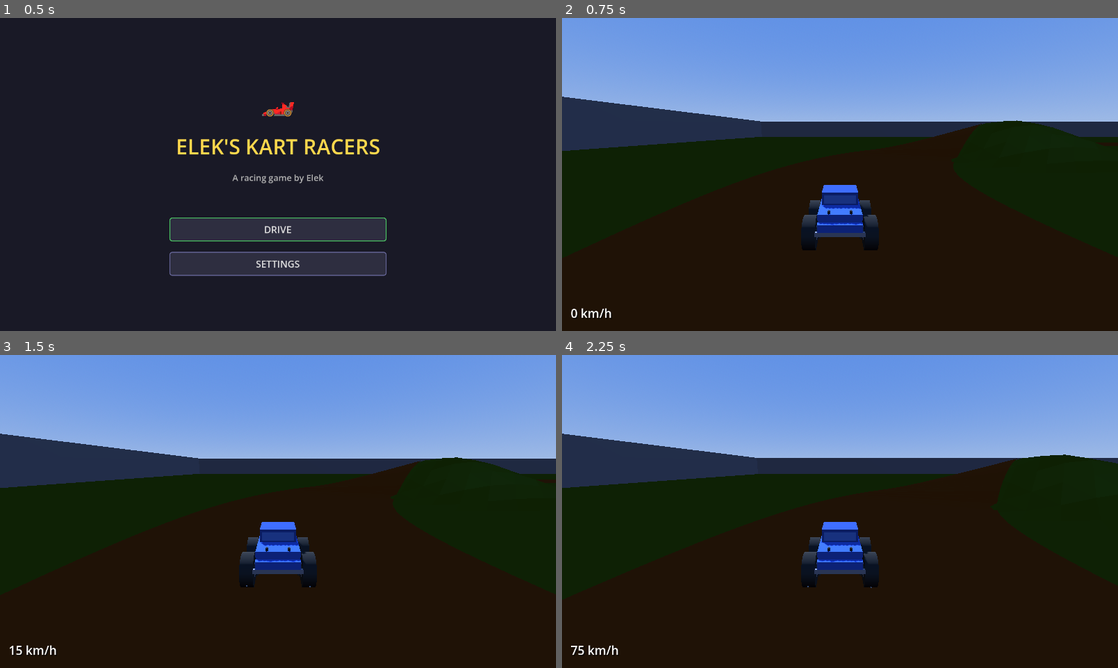
Above: before the commit, frames 1-4 (two rows, left to right).
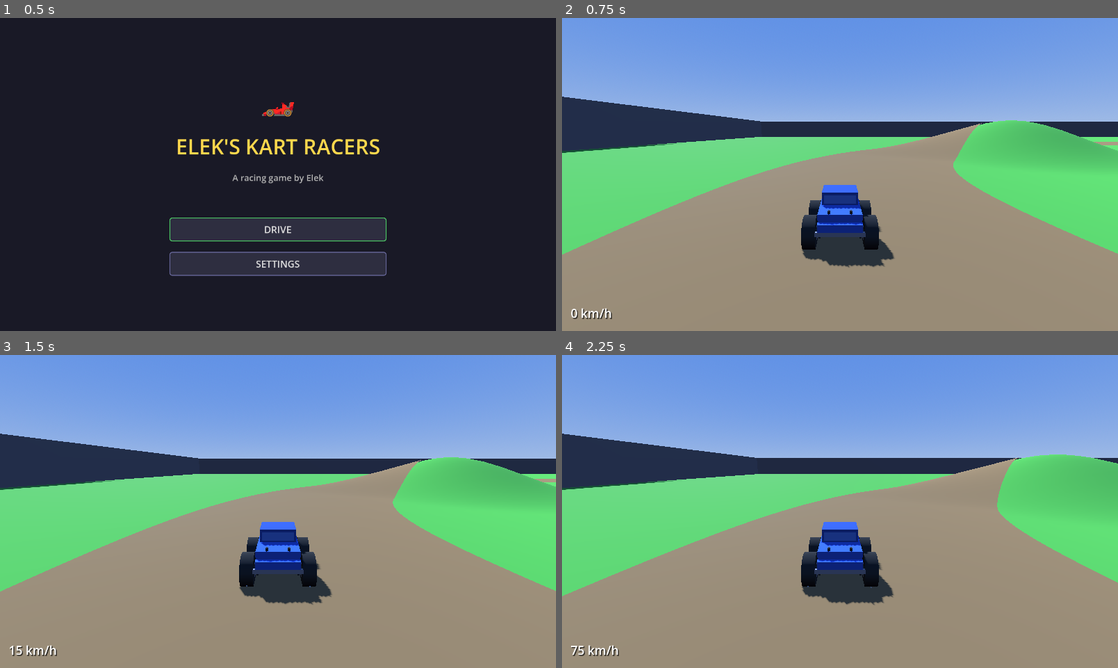
Above: after the commit, the same moments.

Repository: withdoron/Elek-games
Game: Godot game, scene res://node_3d.tscn
Two runs of this game, one before a commit and one after it. Both use one fixed random seed, a clock stepped at 60 frames per second and the inputs below.
Inputs (mouse positions are in pixels of both pictures, inside the frame that each line leads up to):
- Up to frame 1 (0.5 s): no input
- Up to frame 2 (0.75 s): click "DRIVE" at 0.5 s
- Up to frame 3 (1.5 s): tap Enter at 1.25 s; move the mouse to (305, 511) at 1.27 s; hold W (accelerate) from 1.28 s (still down); click (305, 511) at 1.42 s
- Up to frame 4 (2.25 s): keep holding W (accelerate); move the mouse to (812, 511) at 2.02 s

Frame 1 is identical in both runs. In frame 2, 60% of the frame differs, in the area x 0-100%, y 32-100%; in frame 3, 60%; in frame 4, 60%, in the area x 0-100%, y 31-100%.

Commit message:
TRACK: high-res terrain, smooth normals, fix road bleed
Terrain:
- 200x200 grid (was 100x100) — 2.1m per cell, closely matches the
  math function so truck no longer clips through mesh on slopes
- generate_normals() for smooth shading instead of flat per-face
- index() to deduplicate shared vertices (less VRAM)

Road:
- Lift increased to 0.3 (was 0.15) — no more grass bleeding through
- 400 segments (was 300) for smoother oval
- Smooth normals via generate_normals()

Particles:
- Dirt kick-up color now matches grass green instead of brown

Co-Authored-By: Claude Opus 4.6 (1M context) <noreply@anthropic.com>

Diff:
--- a/kart-racers/scripts/main_setup.gd
+++ b/kart-racers/scripts/main_setup.gd
@@ -17,10 +17,10 @@
 ]
 
 # Oval road parameters
-const OVAL_RX = 120.0  # X radius
-const OVAL_RZ = 80.0   # Z radius
+const OVAL_RX = 120.0
+const OVAL_RZ = 80.0
 const ROAD_WIDTH = 24.0
-const ROAD_SEGMENTS = 300
+const ROAD_SEGMENTS = 400
 
 
 func _ready() -> void:
@@ -62,7 +62,7 @@
 	sun.shadow_enabled = true
 	add_child(sun)
 
-	# --- Terrain mesh ---
+	# --- Terrain mesh (high-res, smooth normals) ---
 	_build_terrain_mesh()
 
 	# --- Oval road mesh ---
@@ -81,7 +81,8 @@
 	st.set_material(mat)
 
 	var extent = ARENA_SIZE + 10.0
-	var steps = 100
+	# 200x200 grid = ~2.1m per cell — smooth enough to match the math function
+	var steps = 200
 	var step_size = (extent * 2.0) / steps
 
 	for zi in range(steps):
@@ -96,15 +97,19 @@
 			var v01 = Vector3(x0, get_ground_height(x0, z1), z1)
 			var v11 = Vector3(x1, get_ground_height(x1, z1), z1)
 
-			st.set_normal(_calc_normal(v00, v10, v01))
+			# Tri 1
 			st.add_vertex(v00)
 			st.add_vertex(v10)
 			st.add_vertex(v01)
 
-			st.set_normal(_calc_normal(v10, v11, v01))
+			# Tri 2
 			st.add_vertex(v10)
 			st.add_vertex(v11)
 			st.add_vertex(v01)
+
+	# Generate smooth normals and deduplicate vertices
+	st.generate_normals()
+	st.index()
 
 	var mesh_inst = MeshInstance3D.new()
 	mesh_inst.mesh = st.commit()
@@ -121,23 +126,22 @@
 	st.set_material(mat)
 
 	var road_half_w = ROAD_WIDTH / 2.0
-	var road_lift = 0.15
+	# Road sits clearly above terrain — 0.3 prevents any grass bleed
+	var road_lift = 0.3
 
 	for i in range(ROAD_SEGMENTS):
 		var t0 = (float(i) / ROAD_SEGMENTS) * TAU
 		var t1 = (float(i + 1) / ROAD_SEGMENTS) * TAU
 
-		# Center points on the oval
 		var cx0 = cos(t0) * OVAL_RX
 		var cz0 = sin(t0) * OVAL_RZ
 		var cx1 = cos(t1) * OVAL_RX
 		var cz1 = sin(t1) * OVAL_RZ
 
-		# Tangent direction at each point (derivative of ellipse)
+		# Normal perpendicular to tangent
 		var tx0 = -sin(t0) * OVAL_RX
 		var tz0 = cos(t0) * OVAL_RZ
 		var len0 = sqrt(tx0 * tx0 + tz0 * tz0)
-		# Normal (perpendicular to tangent, pointing outward)
 		var nx0 = tz0 / len0
 		var nz0 = -tx0 / len0
 
@@ -147,7 +151,6 @@
 		var nx1 = tz1 / len1
 		var nz1 = -tx1 / len1
 
-		# Inner and outer edge points
 		var lx0 = cx0 - nx0 * road_half_w
 		var lz0 = cz0 - nz0 * road_half_w
 		var rx0 = cx0 + nx0 * road_half_w
@@ -158,6 +161,7 @@
 		var rx1 = cx1 + nx1 * road_half_w
 		var rz1 = cz1 + nz1 * road_half_w
 
+		# Sample height at each road edge point
 		var y_l0 = get_ground_height(lx0, lz0) + road_lift
 		var y_r0 = get_ground_height(rx0, rz0) + road_lift
 		var y_l1 = get_ground_height(lx1, lz1) + road_lift
@@ -168,15 +172,16 @@
 		var v_l1 = Vector3(lx1, y_l1, lz1)
 		var v_r1 = Vector3(rx1, y_r1, rz1)
 
-		st.set_normal(_calc_normal(v_l0, v_r0, v_l1))
 		st.add_vertex(v_l0)
 		st.add_vertex(v_r0)
 		st.add_vertex(v_l1)
 
-		st.set_normal(_calc_normal(v_r0, v_r1, v_l1))
 		st.add_vertex(v_r0)
 		st.add_vertex(v_r1)
 		st.add_vertex(v_l1)
+
+	st.generate_normals()
+	st.index()
 
 	var mesh_inst = MeshInstance3D.new()
 	mesh_inst.mesh = st.commit()
@@ -193,12 +198,11 @@
 	var wall_thickness = 3.0
 	var s = ARENA_SIZE
 
-	# [position, size]
 	var walls = [
-		[Vector3(0, wall_height / 2.0, -s), Vector3(s * 2.0 + wall_thickness * 2, wall_height, wall_thickness)],  # North
-		[Vector3(0, wall_height / 2.0, s), Vector3(s * 2.0 + wall_thickness * 2, wall_height, wall_thickness)],   # South
-		[Vector3(-s, wall_height / 2.0, 0), Vector3(wall_thickness, wall_height, s * 2.0)],  # West
-		[Vector3(s, wall_height / 2.0, 0), Vector3(wall_thickness, wall_height, s * 2.0)],   # East
+		[Vector3(0, wall_height / 2.0, -s), Vector3(s * 2.0 + wall_thickness * 2, wall_height, wall_thickness)],
+		[Vector3(0, wall_height / 2.0, s), Vector3(s * 2.0 + wall_thickness * 2, wall_height, wall_thickness)],
+		[Vector3(-s, wall_height / 2.0, 0), Vector3(wall_thickness, wall_height, s * 2.0)],
+		[Vector3(s, wall_height / 2.0, 0), Vector3(wall_thickness, wall_height, s * 2.0)],
 	]
 
 	for w in walls:
@@ -209,10 +213,6 @@
 		wall.material_override = wall_mat
 		wall.position = w[0]
 		add_child(wall)
-
-
-func _calc_normal(a: Vector3, b: Vector3, c: Vector3) -> Vector3:
-	return (b - a).cross(c - a).normalized()
 
 
 func get_ground_height(x: float, z: float) -> float:
@@ -230,12 +230,10 @@
 	kart = Node3D.new()
 	kart.set_script(preload("res://scripts/player_kart.gd"))
 	kart.name = "PlayerKart"
-	# Start on the oval road, right side, facing forward (-Z along track)
 	var start_x = OVAL_RX
 	var start_z = 0.0
 	var start_y = get_ground_height(start_x, start_z)
 	kart.position = Vector3(start_x, start_y, start_z)
-	# Face along the track (tangent at right side of oval points -Z)
 	kart.rotation.y = PI
 	add_child(kart)
 
--- a/kart-racers/scripts/player_kart.gd
+++ b/kart-racers/scripts/player_kart.gd
@@ -191,11 +191,11 @@
 		particles.scale_amount_min = 0.15
 		particles.scale_amount_max = 0.4
 
-		# Color: brown dirt fading out
-		particles.color = Color(0.45, 0.35, 0.2, 0.8)
+		# Color: matches terrain green, fading out
+		particles.color = Color(0.3, 0.5, 0.2, 0.8)
 		var color_ramp = Gradient.new()
-		color_ramp.set_color(0, Color(0.5, 0.4, 0.25, 0.9))
-		color_ramp.set_color(1, Color(0.4, 0.3, 0.2, 0.0))
+		color_ramp.set_color(0, Color(0.3, 0.55, 0.2, 0.9))
+		color_ramp.set_color(1, Color(0.25, 0.45, 0.18, 0.0))
 		particles.color_ramp = color_ramp
 
 		# Mesh for each particle — small sphere
